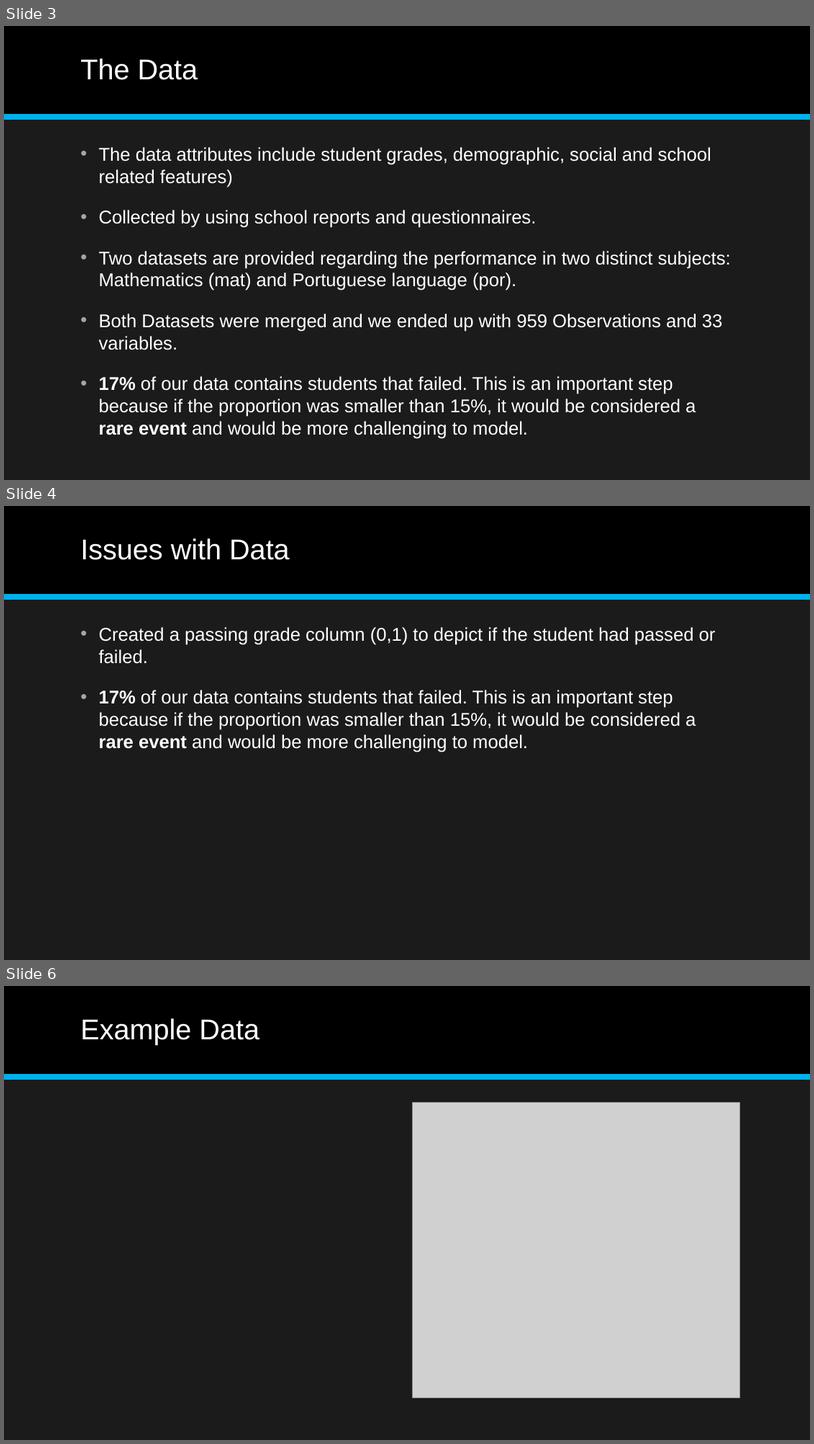
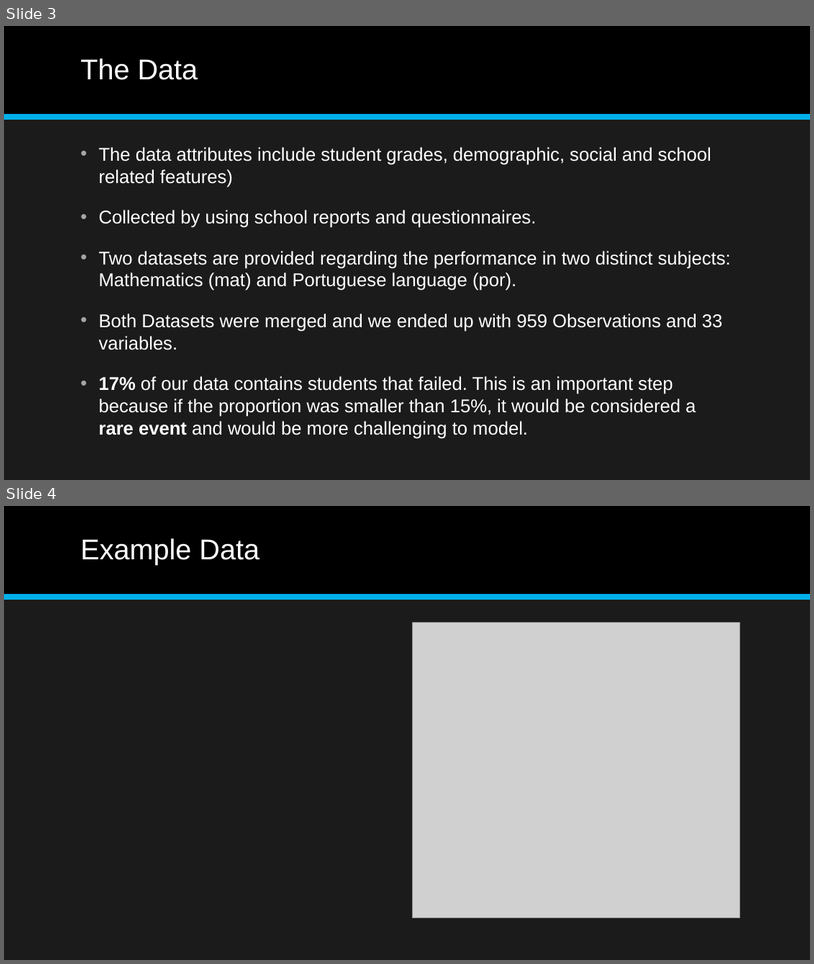
Before and after one commit to aajunwa/capstone, a slide deck: Student Alcohol Consumption Data Science Project.pptx. Shown one above the other, each under a label of ours: slides 3, 4 and 6 before the commit, slides 3 and 4 after it; the slides between them are not shown. The pictures are 814x1444 and 814x964 pixels, drawn with LibreOffice and Linux fonts; fonts in the diff are those of the drawing; grey boxes stand for pictures. Boxes give left, top, right and bottom in pixels: in the first picture for what was removed or moved away, otherwise in the second. Text is boxed around its words. In the diff, an @@ line names an element or a change of style, - is before the commit and + after.

```diff
--- a/Student Alcohol Consumption Data Science Project.pptx
+++ b/Student Alcohol Consumption Data Science Project.pptx
@@ slide 4 removed at [4, 506, 810, 960], background #1B1B1B; not listed: 2 template elements that a slide beside it also shows @@
@@ title removed at [80, 538, 290, 560] @@
-Issues with Data
@@ text removed at [99, 627, 716, 752] @@
-• Created a passing grade column (0,1) to depict if the student had passed or failed.
-• 17% of our data contains students that failed. This is an important step because if the proportion was smaller than 15%, it would be considered a rare event and would be more challenging to model.
@@ what was slide 6 is now slide 4 @@
```
Also in this commit, not shown: 4 slides changed, 6 slides added, 2 other slides removed, 7 other files.
